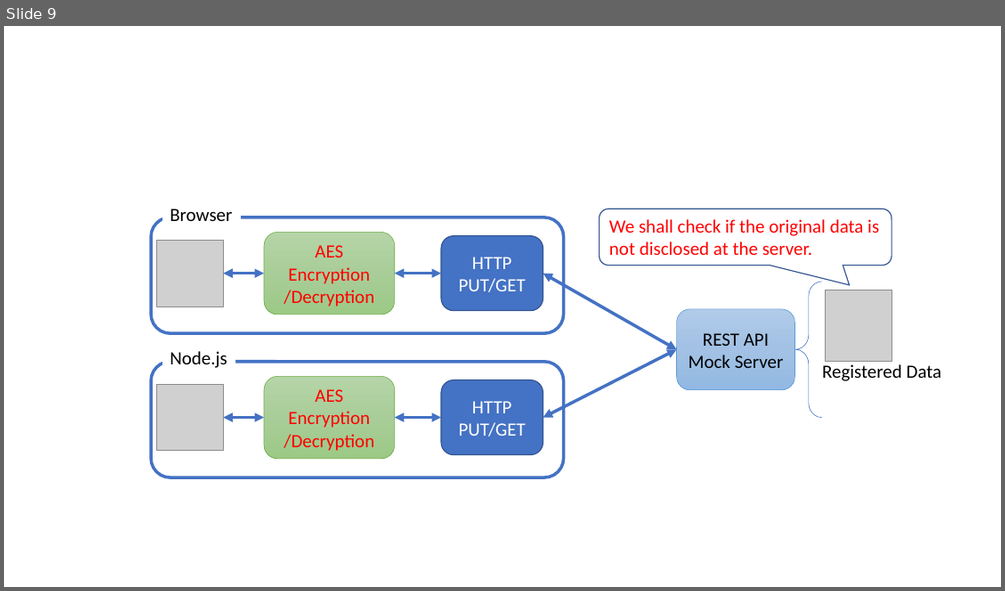
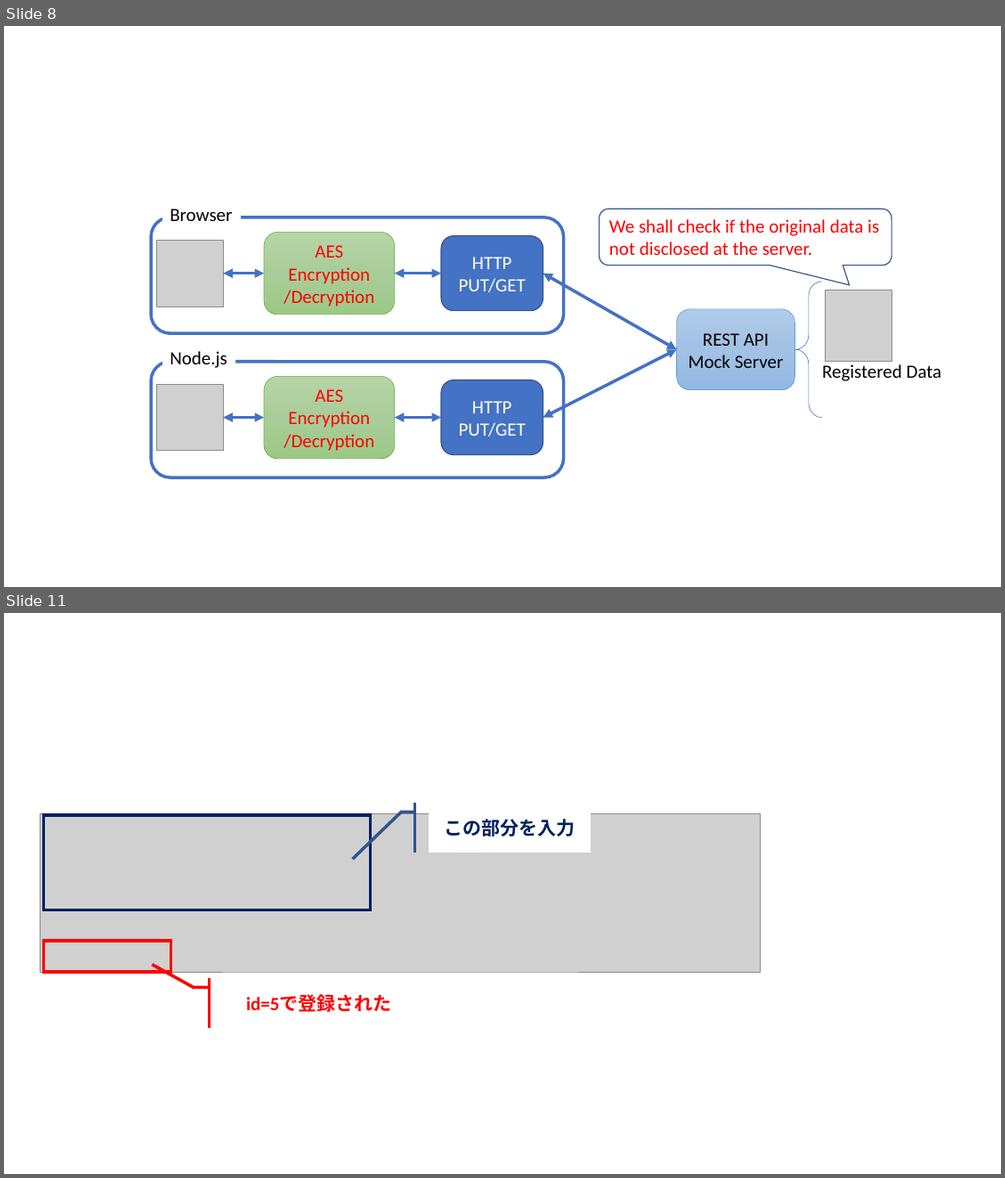
Before and after one commit to junkurihara/class-e2e_security_js, a slide deck: slides/Figs/images.pptx. Shown one above the other, each under a label of ours: slide 9 before the commit, slides 8 and 11 after it; the slides between them are not shown. The pictures are 1005x591 and 1005x1178 pixels, drawn with LibreOffice and Linux fonts; fonts in the diff are those of the drawing; grey boxes stand for pictures. Boxes give left, top, right and bottom in pixels: in the first picture for what was removed or moved away, otherwise in the second. Text is boxed around its words. In the diff, an @@ line names an element or a change of style, - is before the commit and + after.

```diff
--- a/slides/Figs/images.pptx
+++ b/slides/Figs/images.pptx
@@ slide 11 added at (4, 613, 1001, 1174), background #FFFFFF @@
@@ picture added at (40, 814, 760, 972) @@
@@ rectangle added at (44, 815, 371, 910), outline #002060 3 pt @@
@@ accent callout added at (428, 803, 591, 853), fill #FFFFFF, outline #325491 3 pt, 18 pt, text #002060, bold @@
+この部分を入力
@@ rectangle added at (44, 941, 170, 972), outline #FF0000 3 pt @@
@@ accent callout added at (225, 978, 413, 1028), fill #FFFFFF, outline #FF0000 3 pt, 18 pt, text #FF0000, bold @@
+id=5で登録された
@@ what was slide 9 is now slide 8 @@
```
Also in this commit, not shown: 3 other slides added, 1 slide removed, 6 other files.
